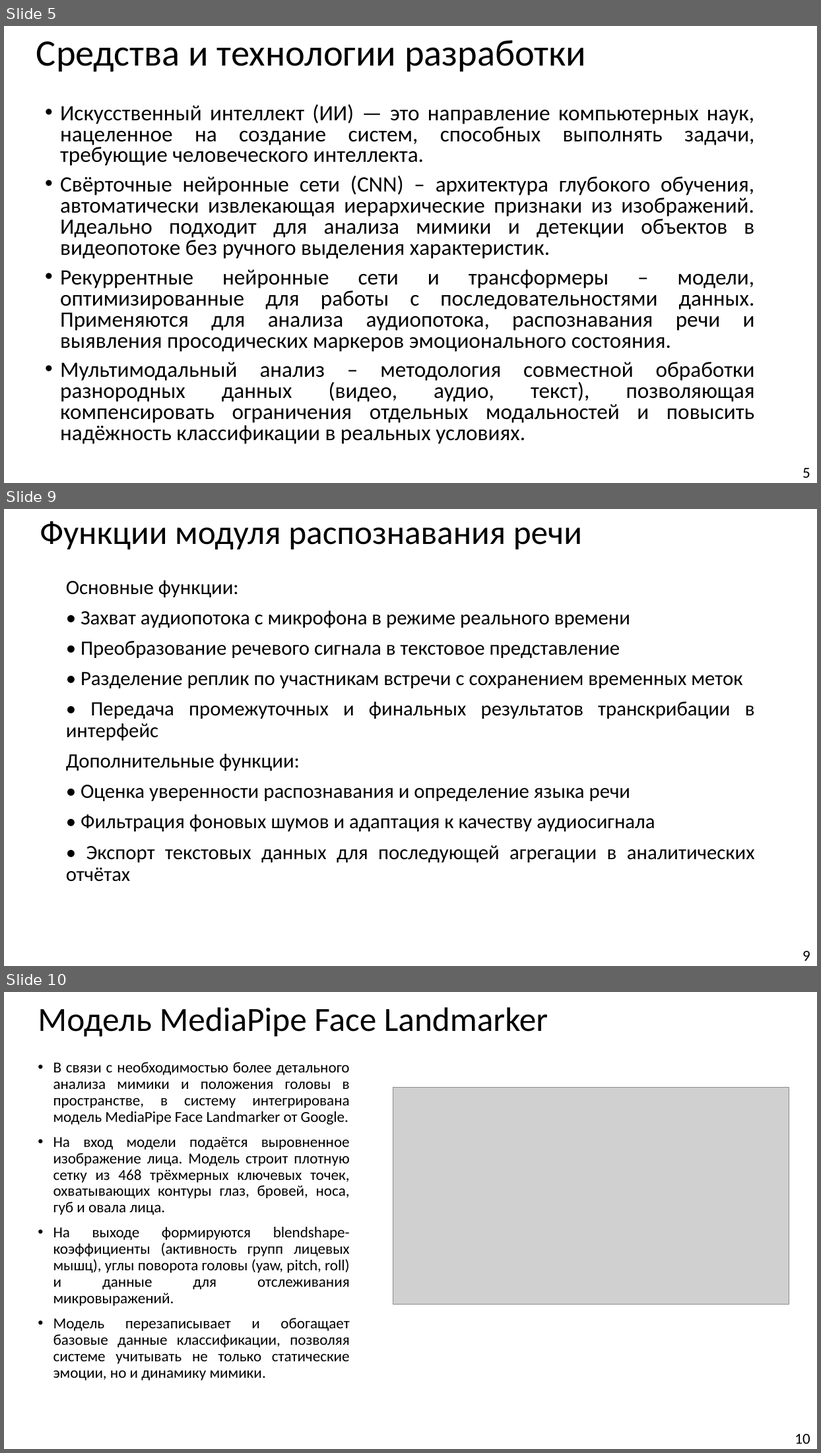
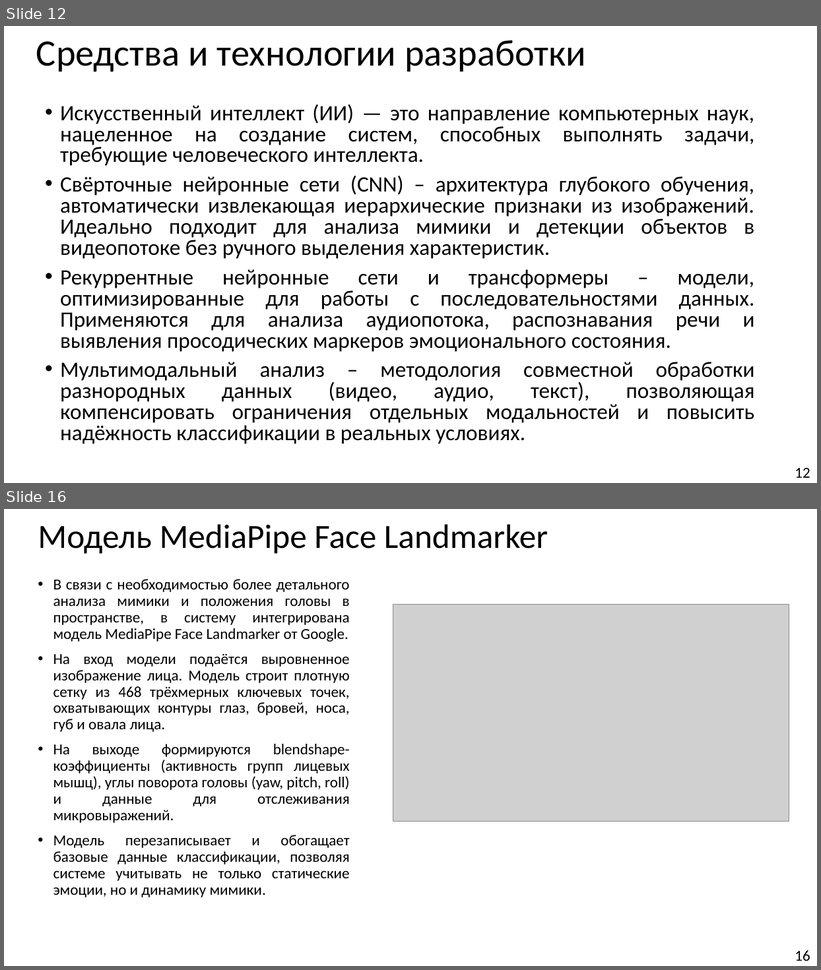
Before and after one commit to Hetsunya/diplom-docs, a slide deck: вкр/презентация по_преддипломной_практике_Демьянцев_Виталий_Владиславович_606_22 (1).pptx. Shown one above the other, each under a label of ours: slides 5, 9 and 10 before the commit, slides 12 and 16 after it; the slides between them are not shown. The pictures are 821x1453 and 821x970 pixels, drawn with LibreOffice and Linux fonts; fonts in the diff are those of the drawing; grey boxes stand for pictures. Boxes give left, top, right and bottom in pixels: in the first picture for what was removed or moved away, otherwise in the second. Text is boxed around its words. In the diff, an @@ line names an element or a change of style, - is before the commit and + after.

```diff
--- a/вкр/презентация по_преддипломной_практике_Демьянцев_Виталий_Владиславович_606_22 (1).pptx
+++ b/вкр/презентация по_преддипломной_практике_Демьянцев_Виталий_Владиславович_606_22 (1).pptx
@@ slide 9 removed at (4,509,817,966), background #FFFFFF @@
@@ title removed at (40,521,582,550) @@
-Функции модуля распознавания речи
@@ text removed at (66,580,755,882) @@
-Основные функции:
-• Захват аудиопотока с микрофона в режиме реального времени
-• Преобразование речевого сигнала в текстовое представление
-• Разделение реплик по участникам встречи с сохранением временных меток
-• Передача промежуточных и финальных результатов транскрибации в интерфейс
-Дополнительные функции:
-• Оценка уверенности распознавания и определение языка речи
-• Фильтрация фоновых шумов и адаптация к качеству аудиосигнала
-• Экспорт текстовых данных для последующей агрегации в аналитических отчётах
@@ page number removed at (803,951,811,961) @@
-9
@@ what was slide 5 is now slide 12 @@
@@ page number at (795,468,810,478): text changed @@
-5
+12
@@ what was slide 10 is now slide 16 @@
@@ page number at (795,951,810,961): text changed @@
-10
+16
```
Also in this commit, not shown: 8 slides changed, 8 slides added, 5 other slides removed, 4 other files.
